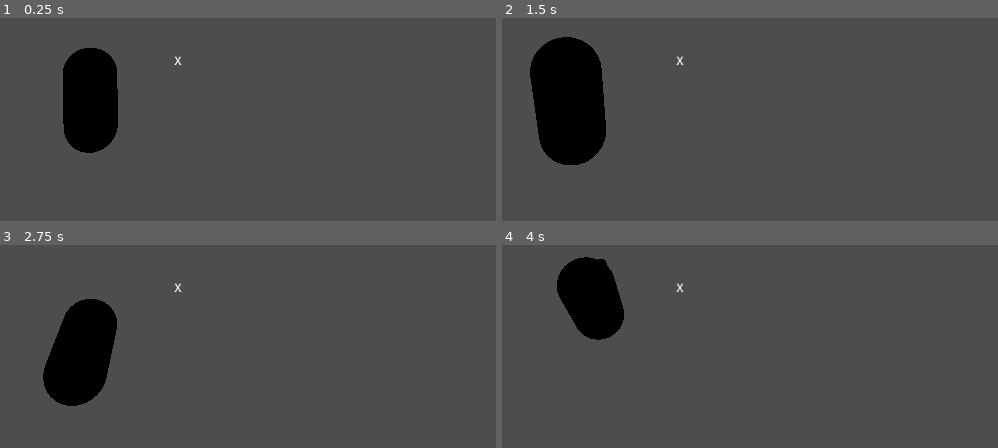
Above: before the commit, frames 1-4 (two rows, left to right).
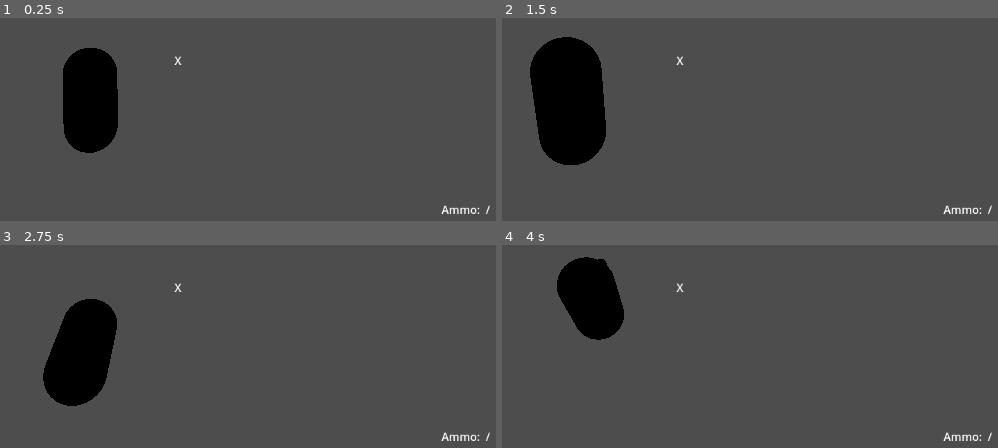
Above: after the commit, the same moments.

Repository: noporfavor/clusterfuck
Game: Godot game, scene res://player/player_scene/player.tscn
Two runs of this game, one before a commit and one after it. Both use one fixed random seed, a clock stepped at 60 frames per second and the inputs below. This scene is started directly instead of the project's main scene.
Inputs (mouse positions are in pixels of both pictures, inside the frame that each line leads up to):
- Up to frame 1 (0.25 s): no input
- Up to frame 2 (1.5 s): tap Enter at 0.5 s; move the mouse to (854, 30) at 0.52 s; hold Right (move_right) 0.53-1.28 s; click (854, 30) at 0.6 s; tap Space (jump) at 0.77, 1.25 s; move the mouse to (516, 74) at 1.27 s; hold Down (move_back) from 1.28 s (still down); right-click (516, 74) at 1.35 s
- Up to frame 3 (2.75 s): tap Space (jump) at 1.52 s; click (14, 301) at 1.55 s; move the mouse to (outside the picture) at 2.02 s; release Down (move_back) at 2.03 s; hold Right (move_right) from 2.03 s (still down); tap E (interact) at 2.1 s; click (outside the picture) at 2.3 s
- Up to frame 4 (4 s): tap Enter at 2.75 s; move the mouse to (635, 368) at 2.77 s; release Right (move_right) at 2.78 s; hold Up (move_forward) 2.78-3.53 s; click (635, 368) at 2.85 s; tap Space (jump) at 3.02, 3.5, 3.77 s; move the mouse to (918, 346) at 3.52 s; hold Left (move_left) from 3.53 s (still down); click (918, 346) at 3.6 s

The runs differ from the first frame. In frame 1, 0.2% of the frame differs, in the area x 88-99%, y 92-97%; in frame 2, 0.2%; in frame 3, 0.2%; in frame 4, 0.2%.

Commit message:
Ammo UI, shooting with cooldown and autoreload (not working properly)

Diff:
--- a/guns/granade_launcher/granade_launcher_scripts/gun.gd
+++ b/guns/granade_launcher/granade_launcher_scripts/gun.gd
@@ -1,4 +1,6 @@
 extends Node3D
+
+signal ammo_changed(new_ammo: int, max_ammo: int)
 
 var camera: Camera3D
 
@@ -18,8 +20,14 @@
 		if synchronizer:
 			synchronizer.set_multiplayer_authority(multiplayer.get_unique_id())
 		current_ammo = max_ammo
+		rpc_update_ammo.rpc(current_ammo, max_ammo)
 	reload_timer.timeout.connect(_on_reload_timer_timeout)
-	print("Granade Launcher ammo = ", current_ammo)
+
+@rpc("authority", "call_local", "reliable")
+func rpc_update_ammo(new_ammo: int, max_ammo: int):
+	current_ammo = new_ammo
+	emit_signal("ammo_changed", current_ammo, max_ammo)
+
 
 func _process(delta: float) -> void:
 	if multiplayer.is_server() and current_ammo < max_ammo and reload_timer.is_stopped() and cooldown_timer.is_stopped():
@@ -32,6 +40,7 @@
 		reload_timer.stop()
 	current_ammo -= 1
 	cooldown_timer.start()
+	rpc_update_ammo.rpc(current_ammo, max_ammo)
 	print("Granade Launcher ammo = ", current_ammo)
 	var camera_origin = camera.global_transform.origin
 	var ray_direction = -camera.global_transform.basis.z
@@ -53,11 +62,10 @@
 func _on_reload_timer_timeout() -> void:
 	if multiplayer.is_server():
 		current_ammo += 1
+		rpc_update_ammo.rpc(current_ammo, max_ammo)
 		print("Granade Launcher ammo = ", current_ammo)
 		if current_ammo >= max_ammo:
 			reload_timer.stop()
-
-
 
 func _set_transform(player: Node):
 	transform = Transform3D.IDENTITY
@@ -112,6 +120,7 @@
 func attach_to_player(player_id: int):
 	print("Attaching gun to player ID: ", player_id)
 	holder_id = player_id
+	rpc_update_ammo.rpc(current_ammo, max_ammo)
 	if player_id == 0:
 		print("No player, gun stays at spawn")
 		return # No player, stay at spawn
--- a/player/player_scene/player.tscn
+++ b/player/player_scene/player.tscn
@@ -70,6 +70,25 @@
 offset_right = 40.0
 offset_bottom = 23.0
 
+[node name="Control" type="Control" parent="CanvasLayer"]
+layout_mode = 3
+anchors_preset = 0
+offset_right = 40.0
+offset_bottom = 40.0
+
+[node name="AmmoLabel" type="Label" parent="CanvasLayer/Control"]
+layout_mode = 1
+anchors_preset = -1
+anchor_left = 1.0
+anchor_top = 1.0
+anchor_right = 27.658
+anchor_bottom = 14.475
+offset_left = 938.0
+offset_top = 499.0
+offset_right = -88.32007
+grow_horizontal = 2
+grow_vertical = 2
+
 [node name="HandSocket" type="Node3D" parent="."]
 transform = Transform3D(-4.37114e-08, 0, 1, 0, 1, 0, -1, 0, -4.37114e-08, -0.288587, 0.22086, 0.0999999)
 
--- a/player/player_script/player.gd
+++ b/player/player_script/player.gd
@@ -3,6 +3,7 @@
 @onready var pivot: Node3D = $CameraOrigin
 @onready var crosshair_label: Label = $CanvasLayer/Crosshair/Label
 @onready var hand_socket: Node3D = $HandSocket
+@onready var ammo_label: Label = $CanvasLayer/Control/AmmoLabel
 
 @export var mouse_sensitivity = 0.5
 @export var move_speed = 5.5
@@ -30,6 +31,10 @@
 				if player:
 					gun.reparent(player.get_node_or_null("HandSocket"))
 					gun.call_deferred("_set_transform", player)
+	if multiplayer.get_unique_id() == get_multiplayer_authority():
+		ammo_label.text = "Ammo:  / "
+		if current_gun:
+			_connect_gun_signals(current_gun)
 
 func _setup_camera() -> void:
 	camera.current = is_multiplayer_authority() and input_enabled
@@ -127,3 +132,10 @@
 		return
 	current_gun = gun
 	gun.rpc("attach_to_player", player_id)
+	if multiplayer.get_unique_id() == get_multiplayer_authority():
+		_connect_gun_signals(gun)
+func _connect_gun_signals(gun: Node) -> void:
+	if gun.has_signal("ammo_changed"):
+		gun.ammo_changed.connect(_on_gun_ammo_changed)
+func _on_gun_ammo_changed(new_ammo: int, max_ammo: int) -> void:
+	ammo_label.text = "Ammo: %d/%d" % [new_ammo, max_ammo]
